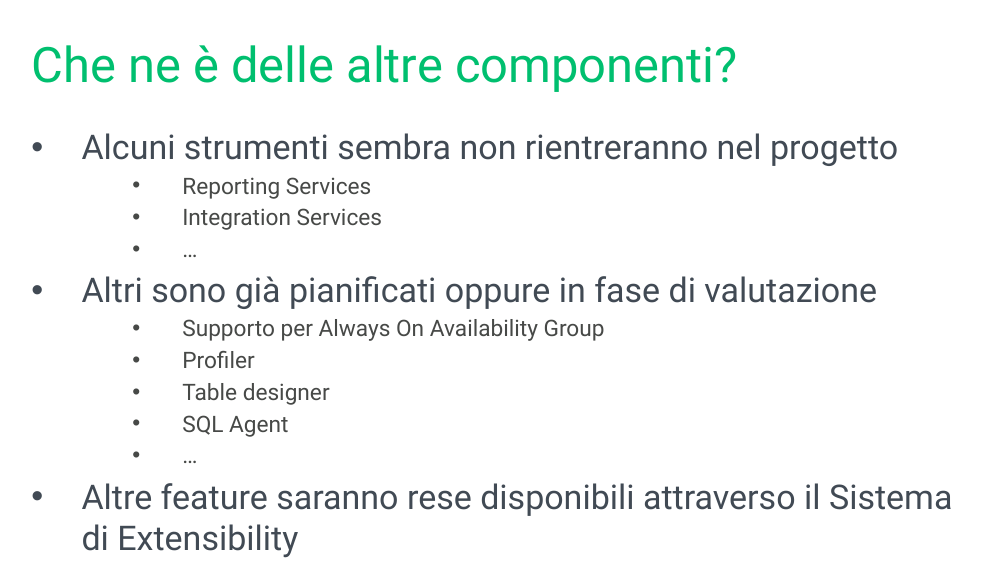
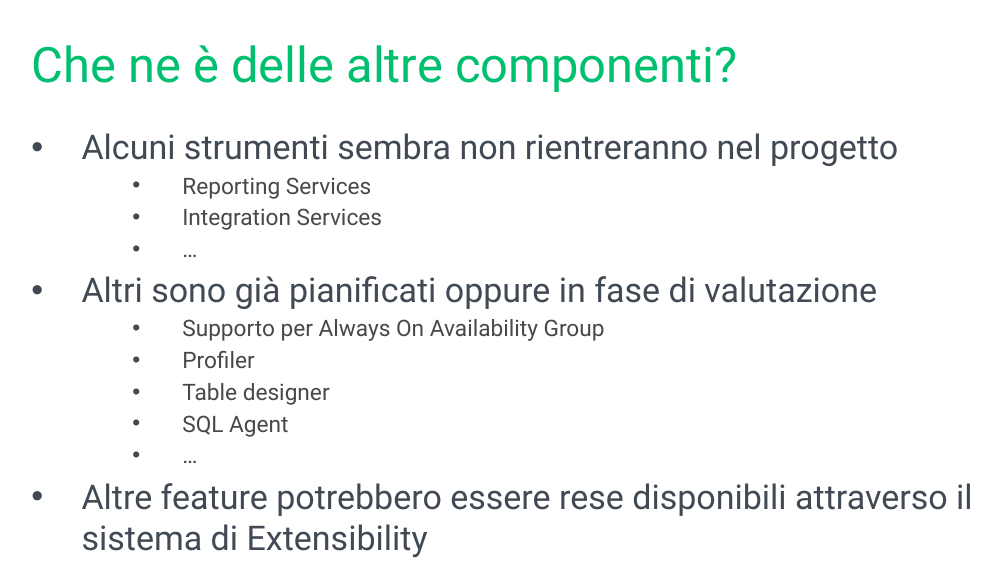
Before and after one commit to mrg3d/demo-opsstudio-repo, a slide deck: slide 27 of Introducing SQL Operations Studio.pptx. Drawn at 1008x567 pixels with LibreOffice and Linux fonts; fonts in the diff are those of the drawing; background and template pictures are left out. Boxes give left, top, right and bottom in pixels: in the first picture for what was removed or moved away, otherwise in the second. Text is boxed around its words. In the diff, an @@ line names an element or a change of style, - is before the commit and + after.

```diff
--- a/Introducing SQL Operations Studio.pptx
+++ b/Introducing SQL Operations Studio.pptx
@@ text at box(82, 483, 973, 558): text changed @@
-• Altre feature saranno rese disponibili attraverso il Sistema di Extensibility
+• Altre feature potrebbero essere rese disponibili attraverso il sistema di Extensibility
```
Also in this commit, not shown: 6 other slides changed.
